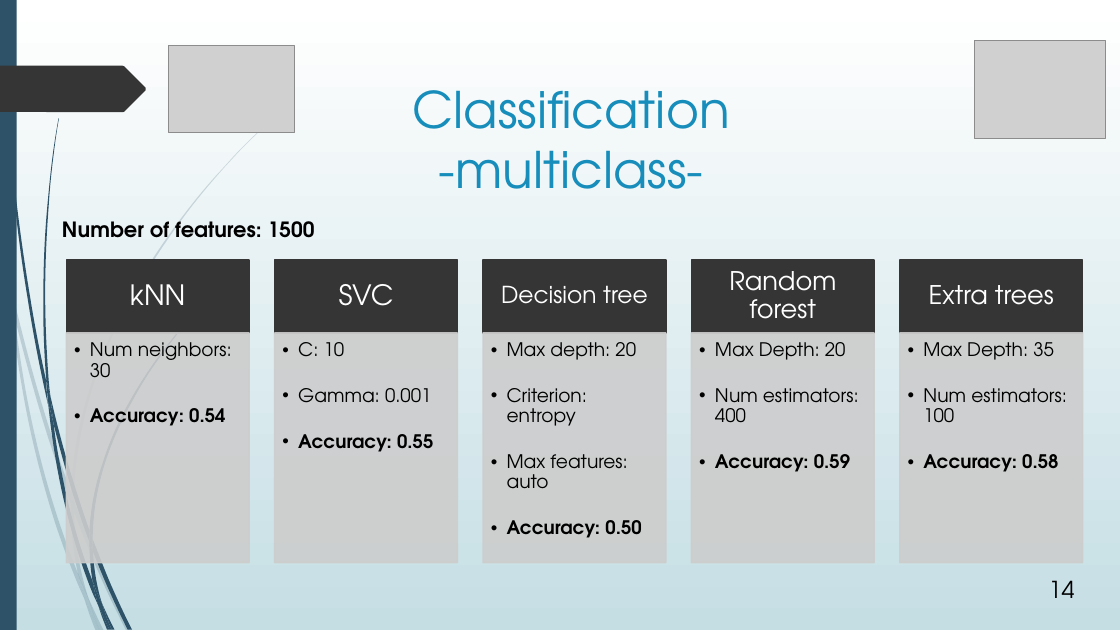
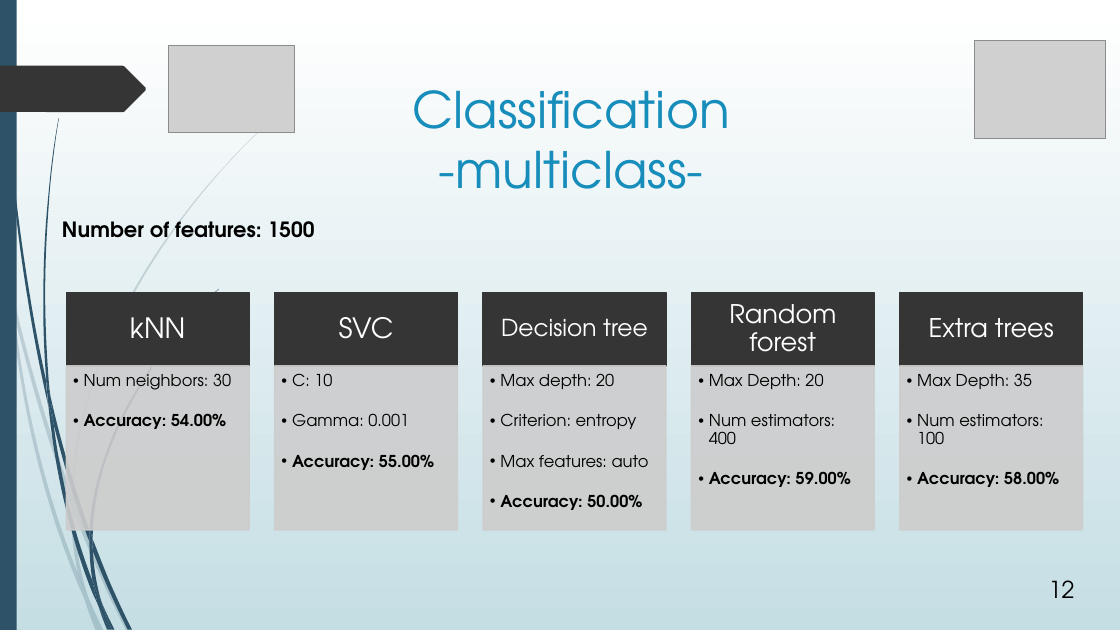
Before and after one commit to avasile96/CAD, a slide deck: slide 12 of Presentation_updated.pptx (slide 14 before the commit). Drawn at 1120x630 pixels with LibreOffice and Linux fonts; fonts in the diff are those of the drawing; grey boxes stand for pictures. Boxes give left, top, right and bottom in pixels: in the first picture for what was removed or moved away, otherwise in the second. Text is boxed around its words. In the diff, an @@ line names an element or a change of style, - is before the commit and + after.

```diff
--- a/Presentation_updated.pptx
+++ b/Presentation_updated.pptx
@@ 5 texts, 5 rectangles: place and size @@
-5 texts, 5 rectangles at [66,260,1083,333]
+5 texts, 5 rectangles at [66,292,1083,365]
@@ text "Num neighbors: 30": place and size @@
-text "Num neighbors: 30" at [90,342,232,426]
+text "Num neighbors: 30" at [84,373,231,429]
@@ rectangle: place and size @@
-rectangle at [66,333,250,562]
+rectangle at [66,365,250,529]
@@ text at [84,373,231,390]: size 16 to 14 pt in "Num neighbors: 30"; indent changed @@
@@ text "C: 10": place and size @@
-text "C: 10" at [298,342,433,452]
+text "C: 10" at [292,373,434,470]
@@ rectangle: place and size @@
-rectangle at [275,333,458,562]
+rectangle at [275,365,458,529]
@@ text at [292,373,409,426]: size 16 to 14 pt in "C: 10", "Gamma: 0.001"; indent changed @@
@@ text "Max depth: 20": place and size @@
-text "Max depth: 20" at [507,342,641,538]
+text "Max depth: 20" at [500,373,649,510]
@@ rectangle: place and size @@
-rectangle at [483,333,666,562]
+rectangle at [483,365,666,529]
@@ text at [500,373,649,467]: size 16 to 14 pt in "Max depth: 20", "Criterion: entropy", "Max features: auto"; indent changed @@
@@ text "Max Depth: 20": place and size @@
-text "Max Depth: 20" at [715,342,859,472]
+text "Max Depth: 20" at [709,373,851,487]
@@ rectangle: place and size @@
-rectangle at [691,333,875,562]
+rectangle at [691,365,875,529]
@@ text at [709,373,835,444]: size 16 to 14 pt in "Max Depth: 20", "Num estimators: 400"; indent changed @@
@@ text "Max Depth: 35": place and size @@
-text "Max Depth: 35" at [923,342,1067,472]
+text "Max Depth: 35" at [917,373,1059,487]
@@ rectangle: place and size @@
-rectangle at [900,333,1083,562]
+rectangle at [900,365,1083,529]
@@ text at [917,373,1043,444]: size 16 to 14 pt in "Max Depth: 35", "Num estimators: 100"; indent changed @@
@@ text at [84,413,226,429]: text changed; size 16 to 14 pt @@
-  • Accuracy: 0.54
+  • Accuracy: 54.00%
@@ text at [292,454,434,470]: text changed; size 16 to 14 pt @@
-  • Accuracy: 0.55
+  • Accuracy: 55.00%
@@ text at [709,471,851,487]: text changed; size 16 to 14 pt @@
-  • Accuracy: 0.59
+  • Accuracy: 59.00%
@@ text at [917,471,1059,487]: text changed; size 16 to 14 pt @@
-  • Accuracy: 0.58
+  • Accuracy: 58.00%
@@ text at [500,494,642,510]: text changed; size 16 to 14 pt @@
-  • Accuracy: 0.50
+  • Accuracy: 50.00%
@@ page number at [1049,580,1075,598]: text changed @@
-14
+12
```
Also in this commit, not shown: 7 other slides changed, 2 slides added, 2 slides removed.
